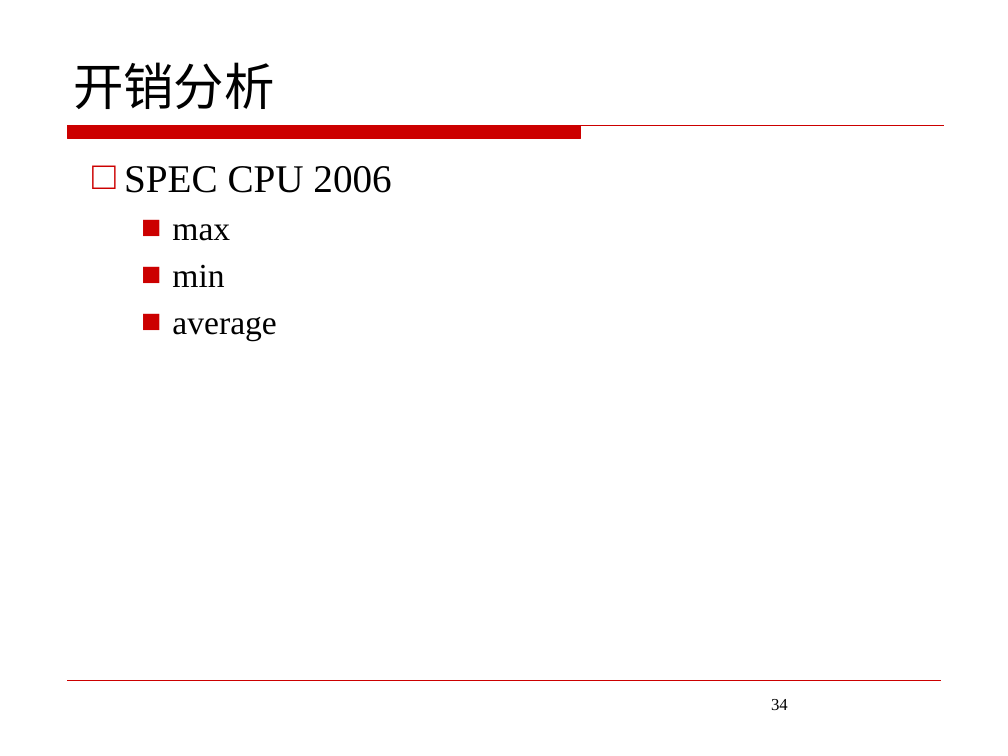
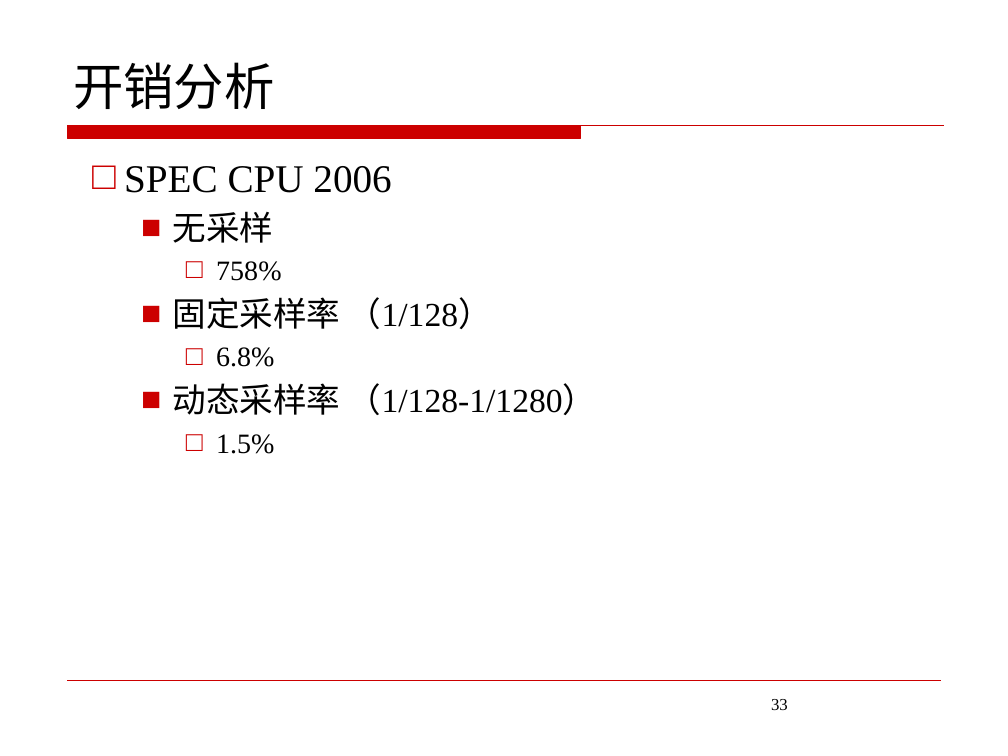
Before and after one commit to JoeHF/aet_data, a slide deck: slide 33 of 答辩/答辩ppt.pptx (slide 34 before the commit). Drawn at 1008x756 pixels with LibreOffice and Linux fonts; fonts in the diff are those of the drawing; background and template pictures are left out. Boxes give left, top, right and bottom in pixels: in the first picture for what was removed or moved away, otherwise in the second. Text is boxed around its words. In the diff, an @@ line names an element or a change of style, - is before the commit and + after.

```diff
--- a/答辩/答辩ppt.pptx
+++ b/答辩/答辩ppt.pptx
@@ text at (172,211,596,454): text changed @@
-  ■ max
-  ■ min
-  ■ average
+  ■ 无采样
+    □ 758%
+  ■ 固定采样率 （1/128）
+    □ 6.8%
+  ■ 动态采样率 （1/128-1/1280）
+    □ 1.5%
@@ page number at (771,699,788,710): text changed @@
-34
+33
```
Also in this commit, not shown: 9 other slides changed, 3 slides added, 7 slides removed, 11 other files.
